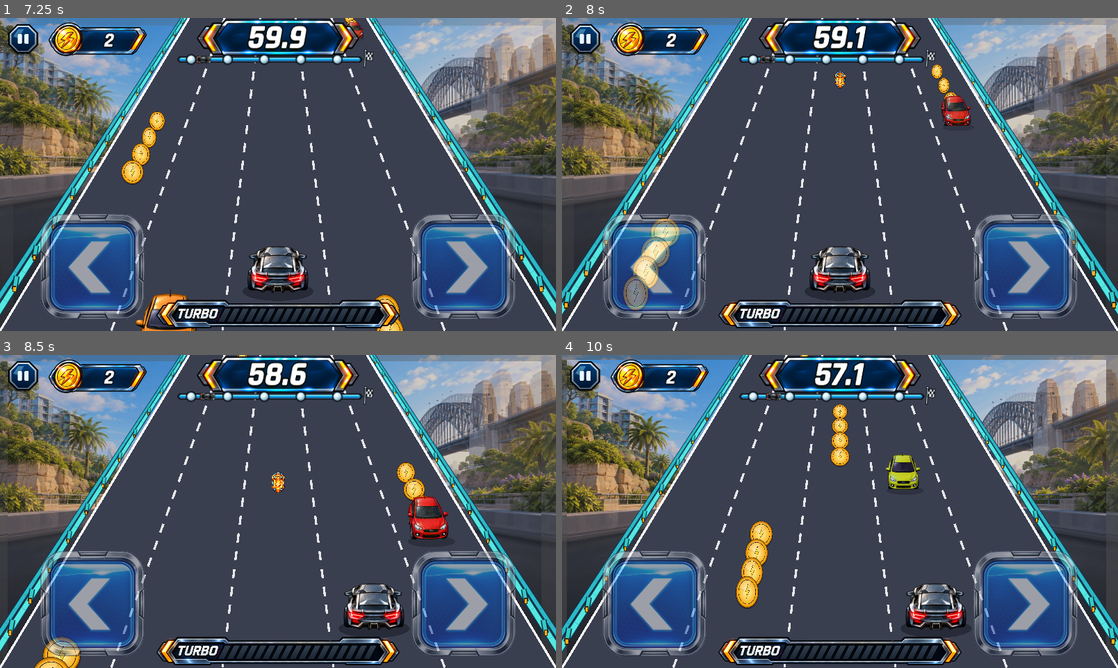
Above: before the commit, frames 1-4 (two rows, left to right).
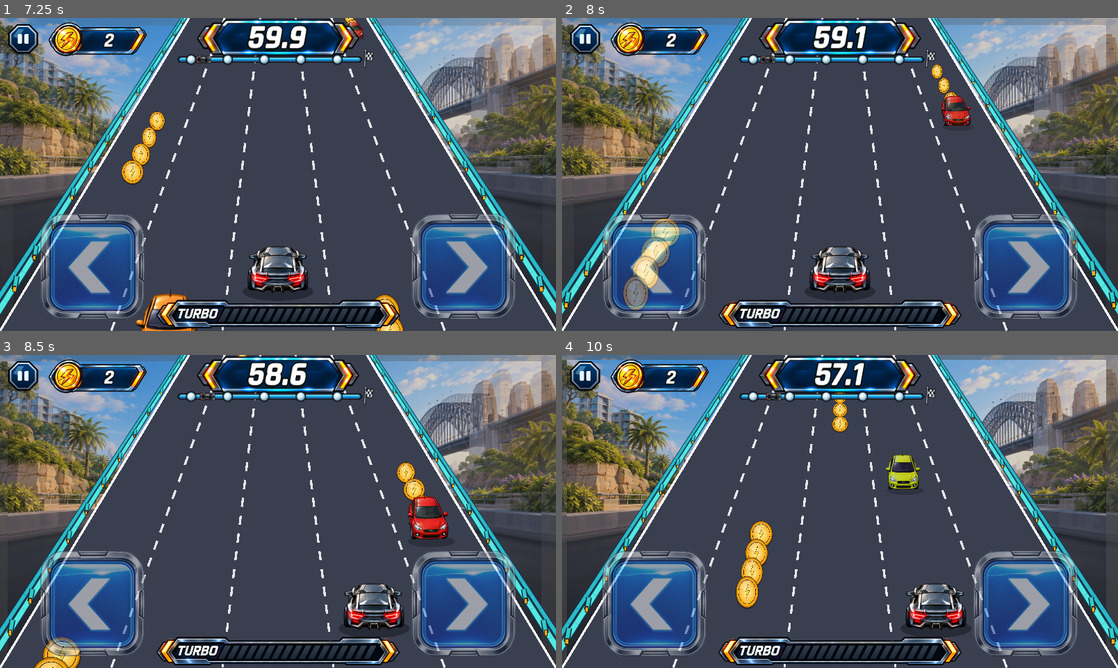
Above: after the commit, the same moments.

Repository: kjs8806/swerve
Game: Godot game, scene res://scenes/Main.tscn
The game is run twice, just before and just after one commit, with the same random seed, the same clock (stepped at 60 frames per second) and the same inputs.
Inputs (mouse positions are in pixels of both pictures, inside the frame that each line leads up to):
- Up to frame 1 (7.25 s): click (94, 265) at 0.5 s; click (461, 265) at 1.25 s; click (61, 124) at 2.02 s; tap Enter at 2.75, 2.85, 3.6, 4.35, 5.1, 5.85, 6.6 s; hold Right 2.78-3.53 s; tap Space at 3.02, 3.77, 5.27, 6.02, 6.77 s; hold Left 3.53-4.28 s; hold Right 4.28-5.78 s; hold Left from 5.78 s (still down)
- Up to frame 2 (8 s): keep holding Left; tap Enter at 7.35 s
- Up to frame 3 (8.5 s): release Left at 8.03 s; hold Right from 8.03 s (still down); tap Enter at 8.1 s; tap Space at 8.27 s
- Up to frame 4 (10 s): keep holding Right; tap Enter at 8.85, 9.6 s; tap Space at 9.02, 9.77 s

Frame 1 is identical in both runs. In frame 2, less than 0.1% of the frame differs, in the area x 49-51%, y 17-23%; in frame 3, 0.1%; in frame 4, 0.5%, in the area x 42-52%, y 0-36%.

Commit message:
Prevent obstacle overlap and reduce turbo frequency

Diff:
--- a/godot/levels/level_01_sydney.tres
+++ b/godot/levels/level_01_sydney.tres
@@ -24,5 +24,5 @@
 coin_interval_max = 1.25
 coin_run_min = 2
 coin_run_max = 4
-turbo_spawn_min = 4.5
-turbo_spawn_max = 6.5
+turbo_spawn_min = 8.0
+turbo_spawn_max = 11.0
--- a/godot/levels/level_02_rio.tres
+++ b/godot/levels/level_02_rio.tres
@@ -22,5 +22,5 @@
 coin_interval_max = 1.45
 coin_run_min = 2
 coin_run_max = 4
-turbo_spawn_min = 5.0
-turbo_spawn_max = 7.0
+turbo_spawn_min = 8.5
+turbo_spawn_max = 11.5
--- a/godot/levels/level_03_paris.tres
+++ b/godot/levels/level_03_paris.tres
@@ -22,5 +22,5 @@
 coin_interval_max = 1.6
 coin_run_min = 2
 coin_run_max = 4
-turbo_spawn_min = 5.2
-turbo_spawn_max = 7.4
+turbo_spawn_min = 9.0
+turbo_spawn_max = 12.0
--- a/godot/levels/level_04_london.tres
+++ b/godot/levels/level_04_london.tres
@@ -22,5 +22,5 @@
 coin_interval_max = 1.75
 coin_run_min = 1
 coin_run_max = 4
-turbo_spawn_min = 5.5
-turbo_spawn_max = 7.8
+turbo_spawn_min = 9.5
+turbo_spawn_max = 12.5
--- a/godot/levels/level_05_singapore.tres
+++ b/godot/levels/level_05_singapore.tres
@@ -22,5 +22,5 @@
 coin_interval_max = 1.9
 coin_run_min = 1
 coin_run_max = 3
-turbo_spawn_min = 5.8
-turbo_spawn_max = 8.2
+turbo_spawn_min = 10.0
+turbo_spawn_max = 13.0
--- a/godot/levels/level_06_new_york.tres
+++ b/godot/levels/level_06_new_york.tres
@@ -22,5 +22,5 @@
 coin_interval_max = 2.0
 coin_run_min = 1
 coin_run_max = 3
-turbo_spawn_min = 6.0
-turbo_spawn_max = 8.5
+turbo_spawn_min = 10.5
+turbo_spawn_max = 13.5
--- a/godot/levels/level_07_dubai.tres
+++ b/godot/levels/level_07_dubai.tres
@@ -22,5 +22,5 @@
 coin_interval_max = 2.1
 coin_run_min = 1
 coin_run_max = 3
-turbo_spawn_min = 6.3
-turbo_spawn_max = 8.8
+turbo_spawn_min = 11.0
+turbo_spawn_max = 14.0
--- a/godot/levels/level_08_mumbai.tres
+++ b/godot/levels/level_08_mumbai.tres
@@ -22,5 +22,5 @@
 coin_interval_max = 2.2
 coin_run_min = 1
 coin_run_max = 3
-turbo_spawn_min = 6.5
-turbo_spawn_max = 9.0
+turbo_spawn_min = 11.5
+turbo_spawn_max = 14.5
--- a/godot/levels/level_09_hong_kong.tres
+++ b/godot/levels/level_09_hong_kong.tres
@@ -22,5 +22,5 @@
 coin_interval_max = 2.3
 coin_run_min = 1
 coin_run_max = 3
-turbo_spawn_min = 6.8
-turbo_spawn_max = 9.3
+turbo_spawn_min = 12.0
+turbo_spawn_max = 15.0
--- a/godot/levels/level_10_tokyo.tres
+++ b/godot/levels/level_10_tokyo.tres
@@ -22,5 +22,5 @@
 coin_interval_max = 2.4
 coin_run_min = 1
 coin_run_max = 2
-turbo_spawn_min = 7.0
-turbo_spawn_max = 9.5
+turbo_spawn_min = 12.5
+turbo_spawn_max = 16.0
--- /dev/null
+++ b/godot/tools/validate_obstacle_spacing.gd
@@ -0,0 +1,52 @@
+extends SceneTree
+
+const ROAD_LENGTH := 260.0
+const REMOVE_AT := 1.18
+const ATTEMPTS_PER_LEVEL := 500
+
+
+func _initialize() -> void:
+	_run.call_deferred()
+
+
+func _run() -> void:
+	var race = load("res://scenes/Main.tscn").instantiate()
+	root.add_child(race)
+	await process_frame
+	var total_spawned := 0
+	for level_index in range(LevelCatalog.LEVELS.size()):
+		race.active_level = LevelCatalog.get_level(level_index)
+		race.obstacles.clear()
+		race.time = 0.0
+		var spawned_for_level := 0
+		for attempt in range(ATTEMPTS_PER_LEVEL):
+			var dt: float = maxf(0.48, race.active_level.obstacle_interval_at(race.time) * 0.85)
+			var speed: float = minf(race.active_level.base_speed_max, race.active_level.base_speed_start + race.active_level.base_speed_ramp * race.time)
+			var dp := speed / ROAD_LENGTH * dt
+			for obstacle in race.obstacles:
+				obstacle["p"] += dp
+			race.obstacles = race.obstacles.filter(func(obstacle): return obstacle["p"] < REMOVE_AT)
+			var before: int = race.obstacles.size()
+			race._spawn_obstacle_wave()
+			spawned_for_level += race.obstacles.size() - before
+			race.time += dt
+			_validate_visible_objects(race)
+
+		assert(spawned_for_level > ATTEMPTS_PER_LEVEL / 4, "Separation rules suppress too many obstacles")
+		total_spawned += spawned_for_level
+		print("Level %02d: %d separated objects spawned" % [level_index + 1, spawned_for_level])
+	print("OVERLAP VALIDATION PASSED: %d objects, zero overlaps." % total_spawned)
+	quit(0)
+
+
+func _validate_visible_objects(race: Node) -> void:
+	var occupied_lanes := {}
+	for obstacle in race.obstacles:
+		assert(not occupied_lanes.has(obstacle["lane"]), "Two visible objects share a lane")
+		occupied_lanes[obstacle["lane"]] = true
+	assert(occupied_lanes.size() <= 4, "No lane left free")
+	for i in range(race.obstacles.size()):
+		for j in range(i + 1, race.obstacles.size()):
+			var a: Rect2 = race._obstacle_bounds_at(race.obstacles[i], race.obstacles[i]["p"]).grow(5.0)
+			var b: Rect2 = race._obstacle_bounds_at(race.obstacles[j], race.obstacles[j]["p"]).grow(5.0)
+			assert(not a.intersects(b), "Visible obstacle bounds overlap")
